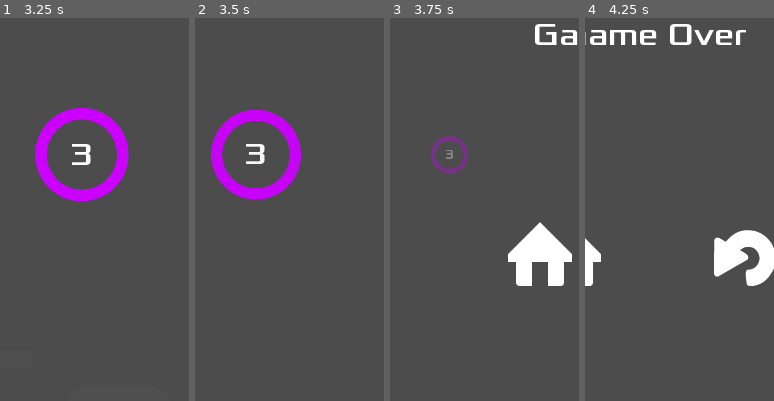
Above: before the commit, frames 1-4 (left to right).
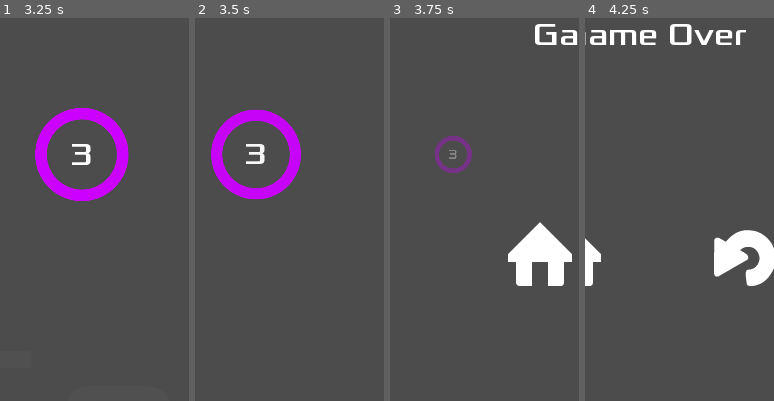
Above: after the commit, the same moments.

Repository: stewchan/circle-jump
Game: Godot game, scene res://objects/Main.tscn
The game is run twice, just before and just after one commit, with the same random seed, the same clock (stepped at 60 frames per second) and the same inputs.
Inputs (mouse positions are % of the whole screen's width and height, from its top left):
- Up to frame 1 (3.25 s): click (20, 31) at 0.5 s; move the mouse to (68, 47) at 1.27 s; click (68, 47) at 1.42 s; click (56, 31) at 2 s; move the mouse to (20, 57) at 2.77 s; click (20, 57) at 2.92 s
- Up to frame 2 (3.5 s): no input
- Up to frame 3 (3.75 s): move the mouse to (54, 29) at 3.52 s; click (54, 29) at 3.67 s
- Up to frame 4 (4.25 s): no input
The pictures show only the part of the screen within x 25-75%, y 0-50%; the shares and areas given below are measured in that part.

Frames 1-2 are identical in both runs. In frame 3, 0.7% of the frame differs, in the area x 21-44%, y 30-41%; in frame 4, nothing differs.

Commit message:
Update Circle.tscn

Diff:
--- a/objects/Circle.tscn
+++ b/objects/Circle.tscn
@@ -190,3 +190,5 @@
 stream = ExtResource( 5 )
 
 [node name="MoveTween" type="Tween" parent="."]
+
+[connection signal="tween_all_completed" from="MoveTween" to="." method="set_tween"]
